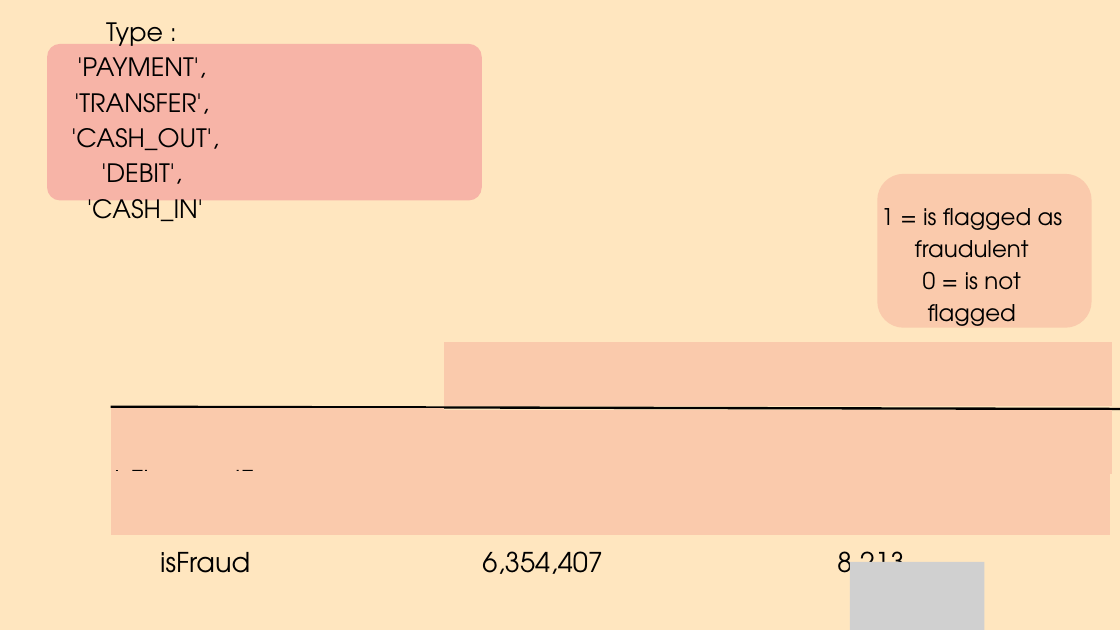
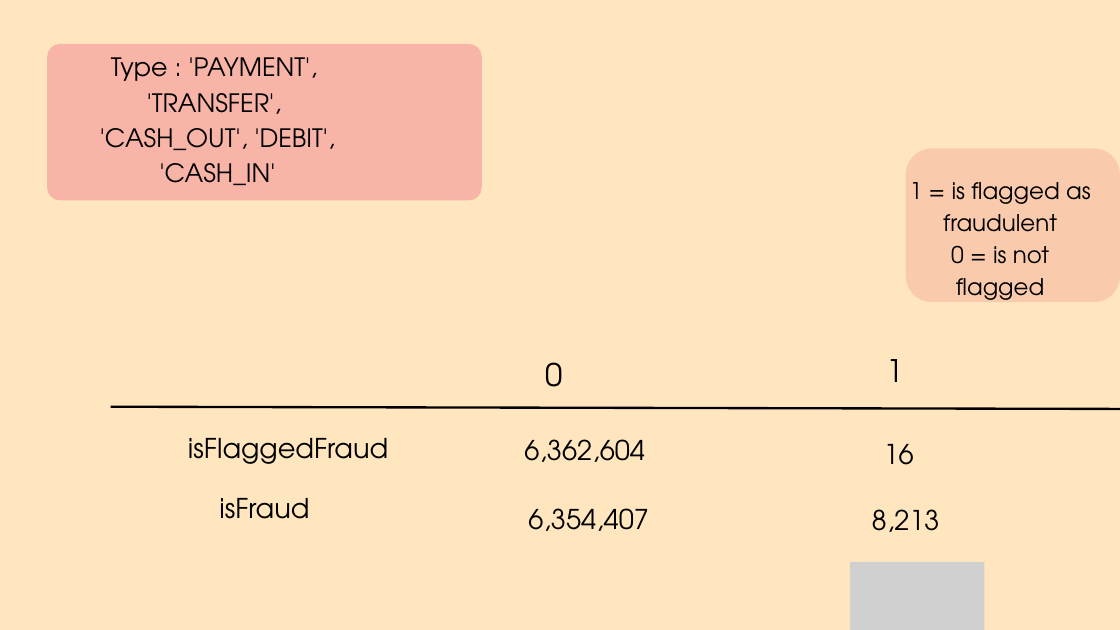
Before and after one commit to namlhhe153396/Financial-data-analytics-Fraud-Detection, a slide deck: slide 3 of Financial data analytics Fraud Detection.pptx. Drawn at 1120x630 pixels with LibreOffice and Linux fonts; fonts in the diff are those of the drawing; grey boxes stand for pictures. Boxes give left, top, right and bottom in pixels: in the first picture for what was removed or moved away, otherwise in the second. Text is boxed around its words. In the diff, an @@ line names an element or a change of style, - is before the commit and + after.

```diff
--- a/Financial data analytics Fraud Detection.pptx
+++ b/Financial data analytics Fraud Detection.pptx
@@ text "Type : 'PAYMENT', 'TRANSFER'," rewrapped from (x1=71, y1=22, x2=219, y2=221) to (x1=100, y1=57, x2=335, y2=185) @@
@@ text "1 = is flagged as ..." moved from (x1=881, y1=208, x2=1063, y2=326) to (x1=910, y1=182, x2=1091, y2=300) @@
@@ freeform shape moved from (x1=878, y1=174, x2=1092, y2=328) to (x1=906, y1=148, x2=1120, y2=302) @@
@@ text "0" rewrapped from (x1=530, y1=407, x2=547, y2=460) to (x1=545, y1=362, x2=562, y2=387) @@
@@ text "1" rewrapped from (x1=864, y1=407, x2=881, y2=460) to (x1=886, y1=359, x2=903, y2=382) @@
@@ freeform shape removed at (x1=445, y1=342, x2=778, y2=405) @@
@@ freeform shape removed at (x1=778, y1=342, x2=1112, y2=405) @@
@@ freeform shape removed at (x1=111, y1=408, x2=445, y2=471) @@
@@ text "isFlaggedFraud" rewrapped from (x1=111, y1=395, x2=300, y2=597) to (x1=188, y1=438, x2=388, y2=464) @@
@@ freeform shape removed at (x1=445, y1=410, x2=778, y2=474) @@
@@ freeform shape removed at (x1=778, y1=410, x2=1112, y2=474) @@
@@ text "8,213" rewrapped from (x1=837, y1=544, x2=905, y2=586) to (x1=872, y1=509, x2=940, y2=532) @@
@@ text "6,354,407" moved from (x1=482, y1=551, x2=603, y2=574) to (x1=528, y1=508, x2=649, y2=531) @@
@@ text added at (x1=524, y1=439, x2=645, y2=462), 35 pt, text #000000 @@
+6,362,604
@@ text added at (x1=884, y1=444, x2=914, y2=465), 35 pt, text #000000 @@
+16
@@ freeform shape removed at (x1=111, y1=471, x2=445, y2=534) @@
@@ text "isFraud" moved from (x1=160, y1=552, x2=250, y2=573) to (x1=219, y1=498, x2=309, y2=519) @@
@@ freeform shape removed at (x1=445, y1=471, x2=778, y2=534) @@
@@ freeform shape removed at (x1=777, y1=471, x2=1110, y2=534) @@
```
Also in this commit, not shown: 2 other slides changed.
